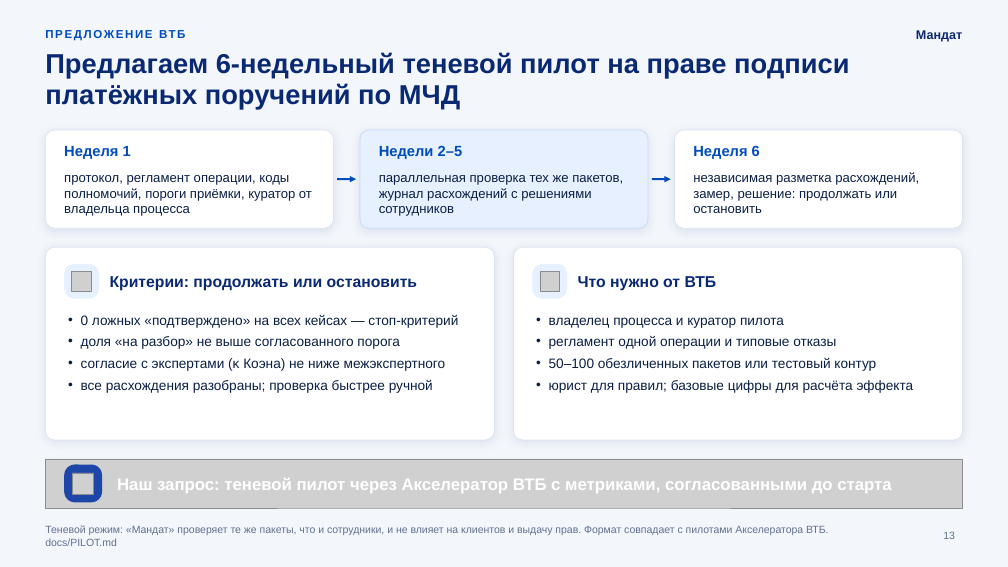
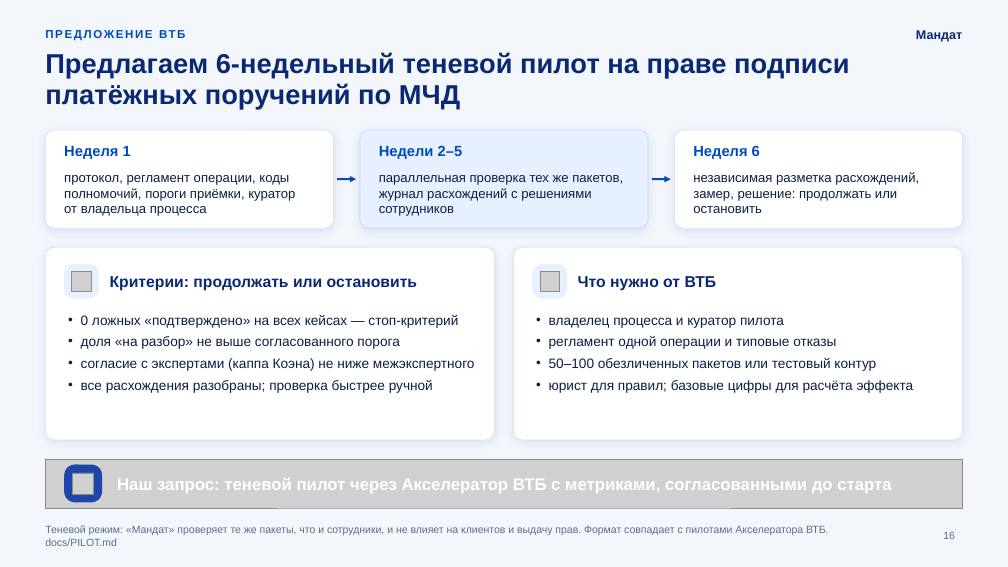
Before and after one commit to KonkovDV/Mandat, a slide deck: slide 16 of submission/slides/Mandat_VTB.pptx (slide 13 before the commit). Drawn at 1008x567 pixels with LibreOffice and Linux fonts; fonts in the diff are those of the drawing; grey boxes stand for pictures; background and template pictures are left out. Boxes give left, top, right and bottom in pixels: in the first picture for what was removed or moved away, otherwise in the second. Text is boxed around its words. In the diff, an @@ line names an element or a change of style, - is before the commit and + after.

```diff
--- a/submission/slides/Mandat_VTB.pptx
+++ b/submission/slides/Mandat_VTB.pptx
@@ text "протокол, регламент операции, коды полномочий, ..." rewrapped from bbox=[64, 175, 312, 216] to bbox=[64, 175, 295, 216] @@
@@ text at bbox=[81, 358, 475, 371]: text changed @@
-• согласие с экспертами (κ Коэна) не ниже межэкспертного
+• согласие с экспертами (каппа Коэна) не ниже межэкспертного
```
Also in this commit, not shown: 28 other slides changed, 6 slides added, 1 slide removed, 13 other files.
